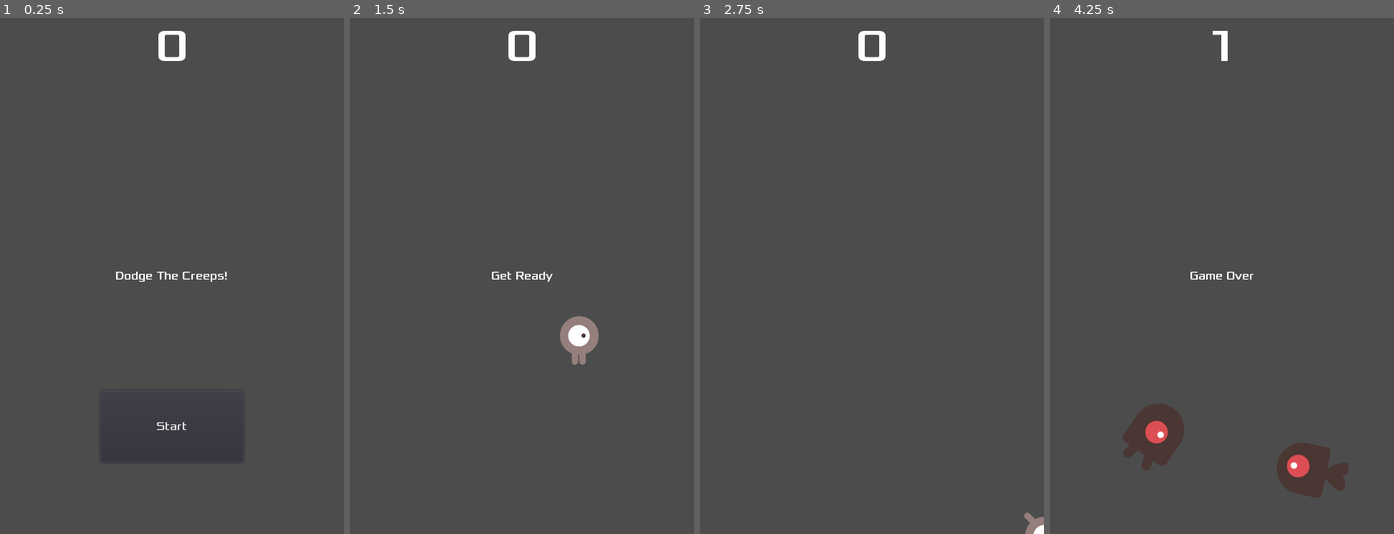
Above: before the commit, frames 1-4 (left to right).
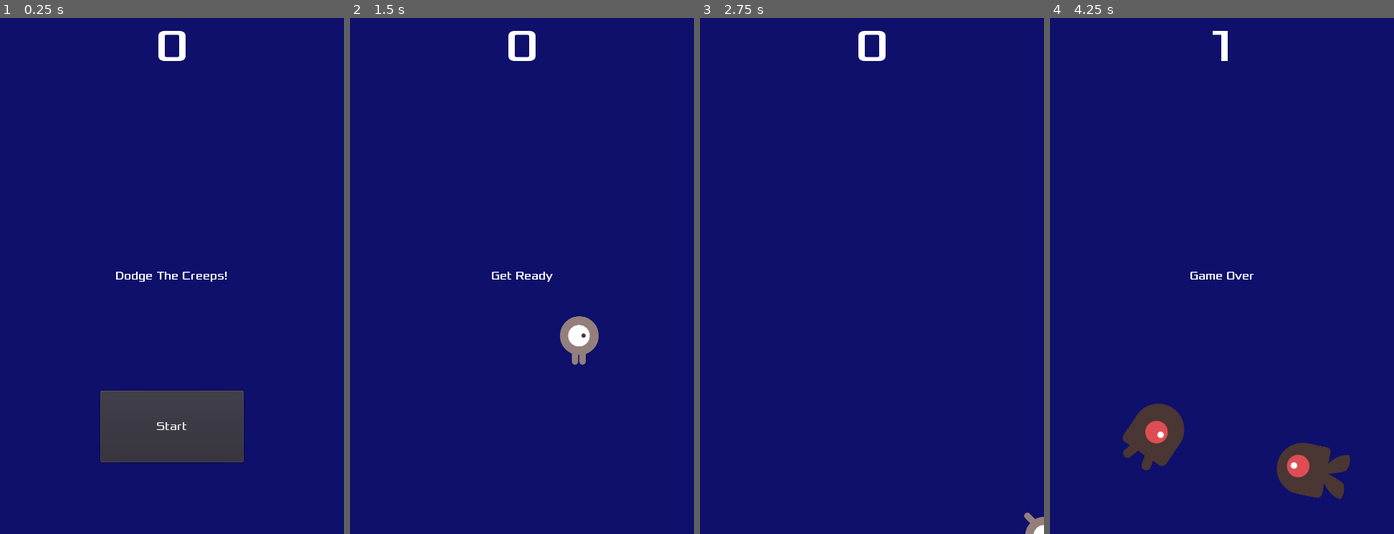
Above: after the commit, the same moments.

Repository: 44351-w22/godot-tutorial-SRitt12
Game: Godot game, scene res://Main.tscn
The game is run twice, just before and just after one commit, with the same random seed, the same clock (stepped at 60 frames per second) and the same inputs. This scene is started directly instead of the project's main scene.
Inputs:
- Up to frame 1 (0.25 s): no input
- Up to frame 2 (1.5 s): click "Start" at 0.5 s; tap Enter at 1.25 s; hold Right (ui_right) from 1.28 s (still down)
- Up to frame 3 (2.75 s): release Right (ui_right) at 2.03 s; hold Down (ui_down) from 2.03 s (still down)
- Up to frame 4 (4.25 s): release Down (ui_down) at 2.78 s; hold Right (ui_right) 2.78-3.53 s; hold Up (ui_up) from 3.53 s (still down)

The runs differ from the first frame. In frame 1, 94% of the frame differs, in the area x 0-100%, y 0-100%; in frame 2, 99%; in frame 3, 100%; in frame 4, 97%.

Commit message:
Add music

Diff:
--- a/Main.gd
+++ b/Main.gd
@@ -13,6 +13,7 @@
 	$ScoreTimer.stop()
 	$MobTimer.stop()
 	$HUD.show_game_over()
+	$Music.stop()
 
 func new_game():
 	score = 0
@@ -21,6 +22,7 @@
 	$HUD.update_score(score)
 	$HUD.show_message("Get Ready")
 	get_tree().call_group("mobs", "queue_free")
+	$Music.play()
 
 
 func _on_MobTimer_timeout():
--- a/Main.tscn
+++ b/Main.tscn
@@ -1,9 +1,11 @@
-[gd_scene load_steps=6 format=2]
+[gd_scene load_steps=8 format=2]
 
 [ext_resource path="res://Player.tscn" type="PackedScene" id=1]
 [ext_resource path="res://Mob.tscn" type="PackedScene" id=2]
 [ext_resource path="res://Main.gd" type="Script" id=3]
 [ext_resource path="res://HUD.tscn" type="PackedScene" id=4]
+[ext_resource path="res://dodge_assets/art/gameover.wav" type="AudioStream" id=5]
+[ext_resource path="res://dodge_assets/art/House In a Forest Loop.ogg" type="AudioStream" id=6]
 
 [sub_resource type="Curve2D" id=1]
 _data = {
@@ -13,6 +15,20 @@
 [node name="Main" type="Node"]
 script = ExtResource( 3 )
 Mob = ExtResource( 2 )
+
+[node name="ColorRect" type="ColorRect" parent="."]
+anchor_right = 1.0
+anchor_bottom = 1.0
+color = Color( 0.0588235, 0.0627451, 0.419608, 1 )
+__meta__ = {
+"_edit_use_anchors_": false
+}
+
+[node name="Music" type="AudioStreamPlayer" parent="."]
+stream = ExtResource( 6 )
+
+[node name="DeathSound" type="AudioStreamPlayer" parent="."]
+stream = ExtResource( 5 )
 
 [node name="Player" parent="." instance=ExtResource( 1 )]
 
--- a/Mob.tscn
+++ b/Mob.tscn
@@ -10,9 +10,9 @@
 
 [sub_resource type="SpriteFrames" id=1]
 animations = [ {
-"frames": [ ExtResource( 6 ), ExtResource( 4 ) ],
+"frames": [ ExtResource( 1 ), ExtResource( 3 ) ],
 "loop": true,
-"name": "fly",
+"name": "swim",
 "speed": 5.0
 }, {
 "frames": [ ExtResource( 2 ), ExtResource( 5 ) ],
@@ -20,9 +20,9 @@
 "name": "walk",
 "speed": 5.0
 }, {
-"frames": [ ExtResource( 1 ), ExtResource( 3 ) ],
+"frames": [ ExtResource( 6 ), ExtResource( 4 ) ],
 "loop": true,
-"name": "swim",
+"name": "fly",
 "speed": 5.0
 } ]
 
@@ -39,7 +39,6 @@
 scale = Vector2( 0.75, 0.75 )
 frames = SubResource( 1 )
 animation = "swim"
-frame = 1
 playing = true
 
 [node name="CollisionShape2D" type="CollisionShape2D" parent="."]
